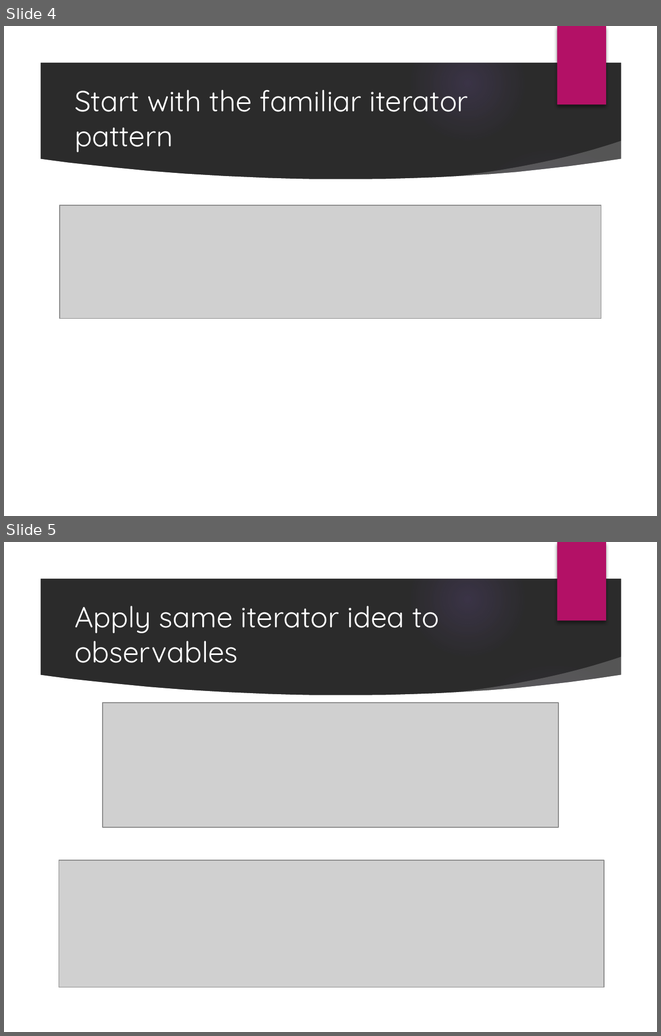
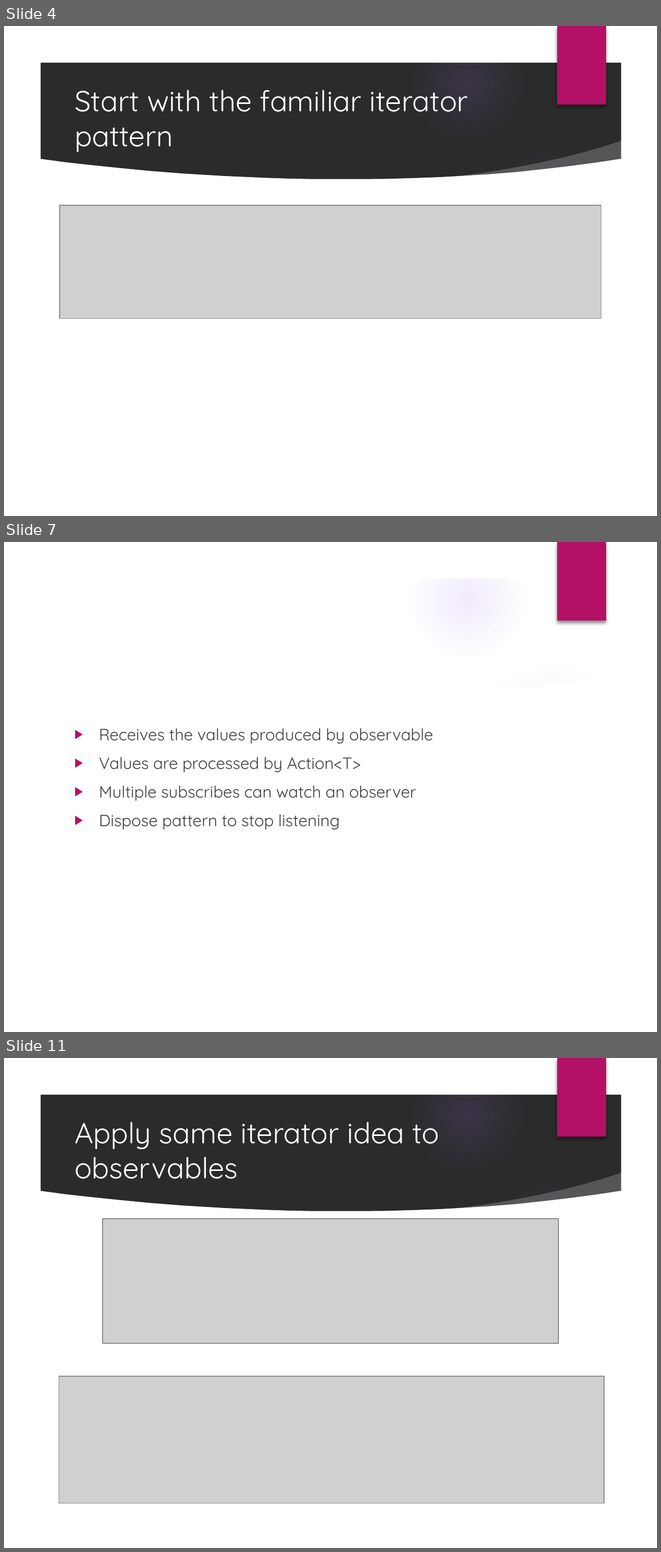
Before and after one commit to PureWeen/DevDays_20171116, a slide deck: DenverDevDays20171116.pptx. Shown one above the other, each under a label of ours: slides 4 and 5 before the commit, slides 4, 7 and 11 after it; the slides between them are not shown. The pictures are 661x1036 and 661x1552 pixels, drawn with LibreOffice and Linux fonts; fonts in the diff are those of the drawing; grey boxes stand for pictures; background and template pictures are left out; a plain dark background stands for a picture behind light text. Boxes give left, top, right and bottom in pixels: in the first picture for what was removed or moved away, otherwise in the second. Text is boxed around its words. In the diff, an @@ line names an element or a change of style, - is before the commit and + after.

```diff
--- a/DenverDevDays20171116.pptx
+++ b/DenverDevDays20171116.pptx
@@ slide 7 added at (4, 542, 657, 1032), background picture (left out); not listed: 9 template elements that a slide beside it also shows @@
@@ title added at (66, 608, 519, 659), 24 pt, text #FFFFFF @@
+Subscribing
@@ text added at (99, 728, 433, 829), 13.5 pt, text #404040 @@
+▶ Receives the values produced by observable
+▶ Values are processed by Action<T>
+▶ Multiple subscribes can watch an observer
+▶ Dispose pattern to stop listening
@@ what was slide 5 is now slide 11 @@
```
Also in this commit, not shown: 3 slides changed, 5 other slides added, 1 slide removed, 14 other files.
